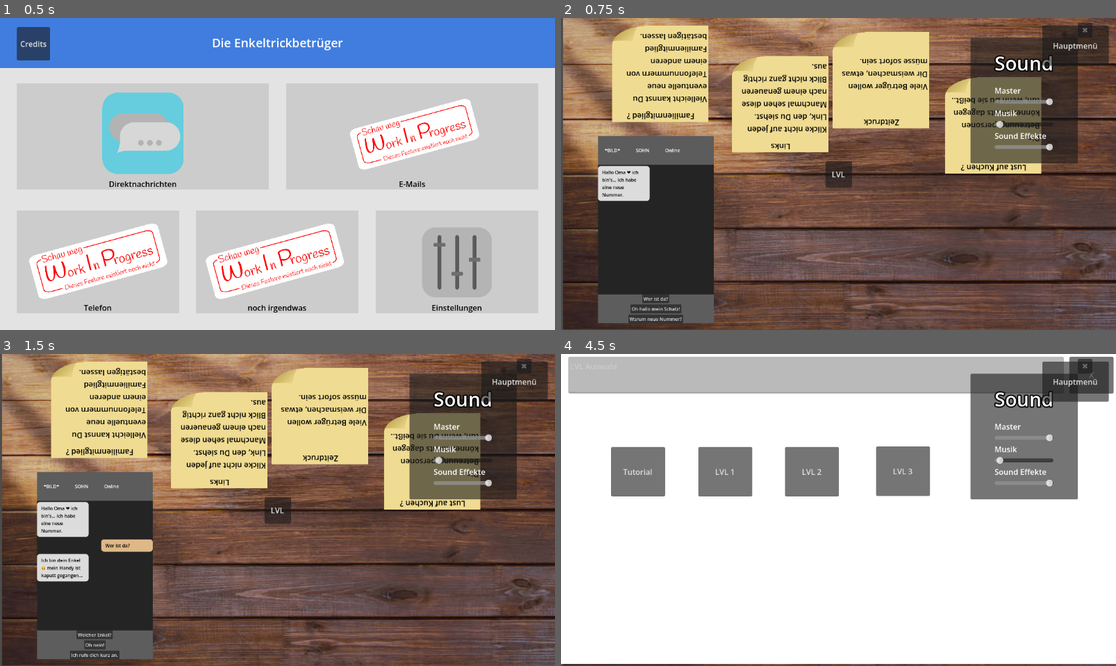
Above: before the commit, frames 1-4 (two rows, left to right).
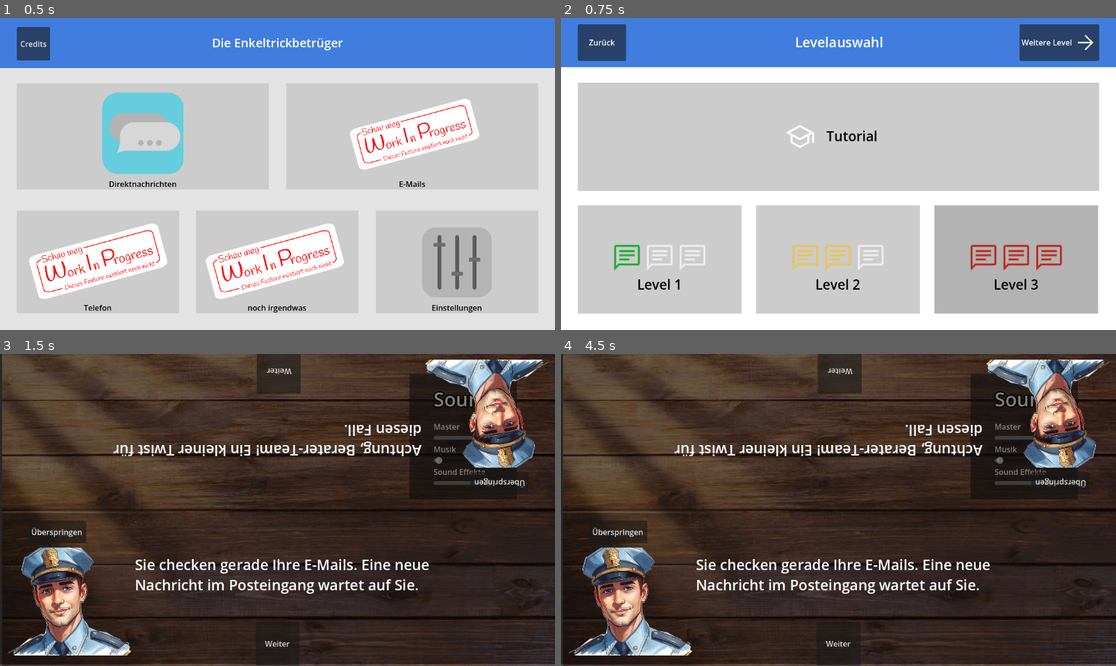
Above: after the commit, the same moments.

Repository: EgmundEGG/Enkeltrickbetr-ger-Spiel
Game: Godot game, scene res://Scenes/MainMenu.tscn
Two runs of this game, one before a commit and one after it. Both use one fixed random seed, a clock stepped at 60 frames per second and the inputs below.
Inputs (mouse positions are in pixels of both pictures, inside the frame that each line leads up to):
- Up to frame 1 (0.5 s): no input
- Up to frame 2 (0.75 s): click "Direktnachrichten" at 0.5 s
- Up to frame 3 (1.5 s): click (94, 634) at 1.25 s, where only the run before the commit has a clickable "Wer ist da?"
- Up to frame 4 (4.5 s): click "Welcher Enkel?" (after the commit: "✖") at 2 s; click "Wie heißt du?" (after the commit: "✖") at 2.75 s; click "Das ist Betrug!" (after the commit: "✖") at 3.5 s; click "LVL" (after the commit: "✖") at 4.25 s

Frame 1 is identical in both runs. In frame 2, 99% of the frame differs, in the area x 0-100%, y 0-100%; in frame 3, 93%; in frame 4, 98%.

Commit message:
Stitching

Diff:
--- /dev/null
+++ b/enkeltrick-betrug/GameState.gd
@@ -0,0 +1,3 @@
+class_name GameState
+
+static var selected_level: String = "res://lvl/lvl_0.gd"
--- a/enkeltrick-betrug/Scenes/Handy.tscn
+++ b/enkeltrick-betrug/Scenes/Handy.tscn
@@ -3,9 +3,7 @@
 [ext_resource type="Script" uid="uid://crvsd7uyqch82" path="res://chat.gd" id="1_adtv2"]
 [ext_resource type="Script" uid="uid://cbfd23nrlppi8" path="res://Scenes/handy.gd" id="1_u0qhy"]
 [ext_resource type="Texture2D" uid="uid://bf3wm35tkqn0e" path="res://image/Lvl hintergrund.png" id="2_lf3ts"]
-[ext_resource type="Script" uid="uid://byrtcbu5wo2km" path="res://lv_l_button.gd" id="3_i3lhd"]
 [ext_resource type="Texture2D" uid="uid://e2gjdxh3l2at" path="res://image/PostIt.png" id="3_r48s6"]
-[ext_resource type="Script" uid="uid://rghbh5jd0a8o" path="res://lvl_auswahl.gd" id="4_btpht"]
 [ext_resource type="Script" uid="uid://6leggv6jfhv5" path="res://MainMenu/Scripts/MenuButton.gd" id="5_kjkul"]
 [ext_resource type="PackedScene" uid="uid://bemjjo0lwwlhi" path="res://assets/audio/settings.tscn" id="5_pwgpe"]
 [ext_resource type="AudioStream" uid="uid://w1berqlnkbcm" path="res://assets/audio/atlasaudio-comedy-518068.mp3" id="6_ole5j"]
@@ -334,75 +332,8 @@
 theme_override_colors/font_disabled_color = Color(0, 0.827451, 0.8862745, 0.5019608)
 action_mode = 0
 text = "LVL"
-script = ExtResource("3_i3lhd")
-
-[node name="LVLAuswahl" type="Control" parent="." unique_id=710270965]
-visible = false
-anchors_preset = 0
-offset_right = 40.0
-offset_bottom = 40.0
-script = ExtResource("4_btpht")
-
-[node name="ColorRect" type="ColorRect" parent="LVLAuswahl" unique_id=1041814951]
-layout_mode = 1
-anchors_preset = 15
-anchor_right = 1.0
-anchor_bottom = 1.0
-offset_right = 1113.0
-offset_bottom = 604.0
-grow_horizontal = 2
-grow_vertical = 2
-
-[node name="TextEdit" type="TextEdit" parent="LVLAuswahl" unique_id=835186091]
-layout_mode = 1
-offset_left = 15.0
-offset_top = 6.0
-offset_right = 1044.0
-offset_bottom = 82.0
-text = "LVL Auswahl"
-editable = false
-
-[node name="Button_Tutorial" type="Button" parent="LVLAuswahl" unique_id=916298320]
-layout_mode = 0
-offset_left = 104.0
-offset_top = 193.0
-offset_right = 216.0
-offset_bottom = 296.0
-text = "Tutorial"
-
-[node name="Button" type="Button" parent="LVLAuswahl" unique_id=1923458663]
-layout_mode = 0
-offset_left = 285.0
-offset_top = 193.0
-offset_right = 397.0
-offset_bottom = 296.0
-text = "LVL 1"
-
-[node name="Button2" type="Button" parent="LVLAuswahl" unique_id=883536380]
-layout_mode = 0
-offset_left = 465.0
-offset_top = 193.0
-offset_right = 577.0
-offset_bottom = 296.0
-text = "LVL 2"
-
-[node name="Button3" type="Button" parent="LVLAuswahl" unique_id=580341785]
-layout_mode = 0
-offset_left = 654.0
-offset_top = 192.0
-offset_right = 766.0
-offset_bottom = 295.0
-text = "LVL 3
-"
-
-[node name="Exit" type="Button" parent="LVLAuswahl" unique_id=111748795]
-layout_mode = 0
-offset_left = 1055.0
-offset_top = 6.0
-offset_right = 1147.0
-offset_bottom = 82.0
-text = "X
-"
+script = ExtResource("5_kjkul")
+SceneName = "MessengerLevelSelect"
 
 [node name="Settings" parent="." unique_id=312785776 instance=ExtResource("5_pwgpe")]
 layout_mode = 0
--- a/enkeltrick-betrug/Scenes/MainMenu.tscn
+++ b/enkeltrick-betrug/Scenes/MainMenu.tscn
@@ -80,7 +80,7 @@
 theme_override_styles/hover = SubResource("StyleBoxFlat_eiy7p")
 icon_alignment = 1
 script = ExtResource("1_tt5f1")
-SceneName = "Handy"
+SceneName = "MessengerLevelSelect"
 
 [node name="Label" type="Label" parent="TopLeft" unique_id=1877138731]
 layout_mode = 1
--- a/enkeltrick-betrug/Scenes/MessengerLevelSelect.tscn
+++ b/enkeltrick-betrug/Scenes/MessengerLevelSelect.tscn
@@ -1,8 +1,9 @@
-[gd_scene format=3 uid="uid://dv4yx1ot62isy"]
+[gd_scene format=3 uid="uid://bex248excv36p"]
 
 [ext_resource type="Script" uid="uid://rghbh5jd0a8o" path="res://lvl_auswahl.gd" id="1_p22fw"]
 [ext_resource type="Texture2D" uid="uid://djkox5221jpk2" path="res://image/tutorial.svg" id="2_0saqu"]
-[ext_resource type="Texture2D" uid="uid://bu0oaehqx7vy7" path="res://image/arrow_white.svg" id="2_g80va"]
+[ext_resource type="Script" uid="uid://6leggv6jfhv5" path="res://MainMenu/Scripts/MenuButton.gd" id="2_2r23g"]
+[ext_resource type="Texture2D" uid="uid://com16d60xr6ye" path="res://image/arrow_white.svg" id="2_g80va"]
 [ext_resource type="Texture2D" uid="uid://bt0j5cmtp7557" path="res://image/messenger_green.svg" id="3_g80va"]
 [ext_resource type="Texture2D" uid="uid://br13najnpejus" path="res://image/messenger_grey.svg" id="4_2r23g"]
 [ext_resource type="Texture2D" uid="uid://c4m4hcsmb41su" path="res://image/messenger_yellow.svg" id="5_ryg4c"]
@@ -82,6 +83,8 @@
 theme_override_colors/icon_normal_color = Color(0.15294118, 0.2901961, 0.47843137, 1)
 text = "Zurück
 "
+script = ExtResource("2_2r23g")
+SceneName = "MainMenu"
 
 [node name="NextButton" type="Button" parent="LVLAuswahl/Header" unique_id=2065936734]
 custom_minimum_size = Vector2(70, 70)
@@ -96,6 +99,8 @@
 text = "Weitere Level
 "
 icon = ExtResource("2_g80va")
+script = ExtResource("2_2r23g")
+SceneName = "MessengerLevelSelect"
 
 [node name="Content" type="MarginContainer" parent="LVLAuswahl" unique_id=619944190]
 layout_mode = 1
--- a/enkeltrick-betrug/Scenes/handy.gd
+++ b/enkeltrick-betrug/Scenes/handy.gd
@@ -1,7 +1,6 @@
 extends Node
 
 @onready var chat = $Chat
-@onready var lvl_auswahl = $LVLAuswahl
 @onready var agent_unten = $AgentUnten
 @onready var agent_oben = $AgentOben
 @onready var lvl_button = $LvLButton
@@ -19,19 +18,19 @@
 	agent_unten.tutorial_finished.connect(_on_agent_unten_fertig)
 	agent_oben.tutorial_finished.connect(_on_agent_oben_fertig)
 
-func starte_level_mit_tutorial(level_pfad: String):
-	aktuelles_level = level_pfad
+	starte_level_mit_tutorial()
+
+func starte_level_mit_tutorial():
 	bereit_unten = false
 	bereit_oben = false
 
 	# Kram ausblenden
-	lvl_auswahl.hide()
 	chat.hide()
 	lvl_button.hide()
 	infoText.hide()
 	main_button.hide()
 
-	var level_daten = load(level_pfad).new()
+	var level_daten = load(GameState.selected_level).new()
 
 	agent_unten.start_dialogue(level_daten.agenten_text_unten)
 	agent_oben.start_dialogue(level_daten.agenten_text_oben)
@@ -52,4 +51,4 @@
 		lvl_button.show()
 		main_button.show()
 
-		chat.lvlLoad(aktuelles_level)
+		chat.lvlLoad(GameState.selected_level)
--- a/enkeltrick-betrug/chat.gd
+++ b/enkeltrick-betrug/chat.gd
@@ -23,7 +23,7 @@
 # Called when the node enters the scene tree for the first time.
 func _ready() -> void:
 	setData(avatar,names,status)
-	lvlLoad("res://lvl/lvl_1.gd")
+	lvlLoad(GameState.selected_level)
 	button1.pressed.connect(_on_button1_pressed)
 	button2.pressed.connect(_on_button2_pressed)
 	button3.pressed.connect(_on_button3_pressed)
--- a/enkeltrick-betrug/lv_l_button.gd
+++ /dev/null
@@ -1,11 +0,0 @@
-extends Button
-
-@onready var level_panel = $"../../LVLAuswahl"
-# Called when the node enters the scene tree for the first time.
-func _ready() -> void:
-	level_panel.visible = false
-	pressed.connect(_on_pressed)
-	pass # Replace with function body.
-
-func _on_pressed():
-	level_panel.visible = true
--- a/enkeltrick-betrug/lvl_auswahl.gd
+++ b/enkeltrick-betrug/lvl_auswahl.gd
@@ -1,48 +1,19 @@
 extends Control
-@onready var exitButton = $Exit
-@onready var lvl1 = $Button_Tutorial
-@onready var lvl2 = $Button
-@onready var lvl3 = $Button2
-@onready var lvl4 = $Button3
-@onready var chat = $"../Chat"
 
-@onready var lvl_panel = $"."
+@onready var tutorial: Button = $Content/VBoxContainer/TutorialButton
+@onready var lvl1: Button = $Content/VBoxContainer/GridContainer/Level1Button
+@onready var lvl2: Button = $Content/VBoxContainer/GridContainer/Level2Button
+@onready var lvl3: Button = $Content/VBoxContainer/GridContainer/Level3Button
 
-@onready var game_manager = $".."
 
-# Called when the node enters the scene tree for the first time.
+
 func _ready() -> void:
-	exitButton.pressed.connect(_on_exit_pressed)
-	lvl1.pressed.connect(_on_lvl1_pressed)
-	lvl2.pressed.connect(_on_lvl2_pressed)
-	lvl3.pressed.connect(_on_lvl3_pressed)
-	lvl4.pressed.connect(_on_lvl4_pressed)
-	pass
+	tutorial.pressed.connect(func(): _start_level("res://lvl/lvl_tutorial.gd"))
+	lvl1.pressed.connect(func(): _start_level("res://lvl/lvl_0.gd"))
+	lvl2.pressed.connect(func(): _start_level("res://lvl/lvl_1.gd"))
+	lvl3.pressed.connect(func(): _start_level("res://lvl/lvl_2.gd"))
 
-# Called every frame. 'delta' is the elapsed time since the previous frame.
-func _process(delta: float) -> void:
-	pass
 
-func _on_exit_pressed():
-	lvl_panel.visible = false
-	pass
-
-func _on_lvl1_pressed():
-	game_manager.starte_level_mit_tutorial("res://lvl/lvl_tutorial.gd")
-	visible = false
-	pass
-
-func _on_lvl2_pressed():
-	game_manager.starte_level_mit_tutorial("res://lvl/lvl_0.gd")
-	visible = false
-	pass
-
-func _on_lvl3_pressed():
-	game_manager.starte_level_mit_tutorial("res://lvl/lvl_1.gd")
-	visible = false
-	pass
-
-func _on_lvl4_pressed():
-	game_manager.starte_level_mit_tutorial("res://lvl/lvl_2.gd")
-	visible = false
-	pass
+func _start_level(level_path: String) -> void:
+	GameState.selected_level = level_path
+	get_tree().change_scene_to_file("res://Scenes/Handy.tscn")
Not shown, added: enkeltrick-betrug/GameState.gd.uid
Not shown, removed: enkeltrick-betrug/lv_l_button.gd.uid
